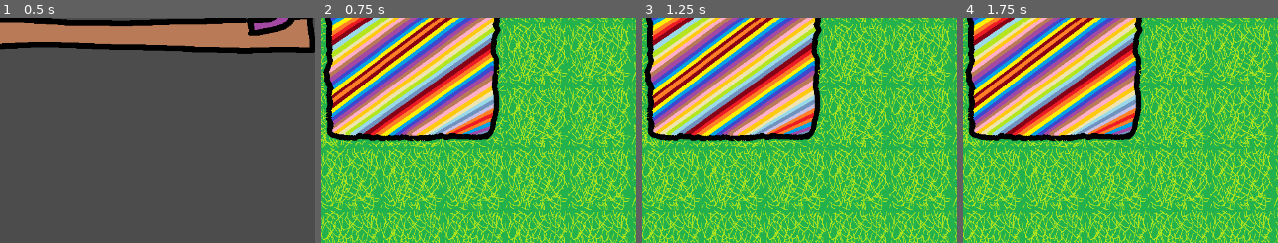
Above: before the commit, frames 1-4 (left to right).
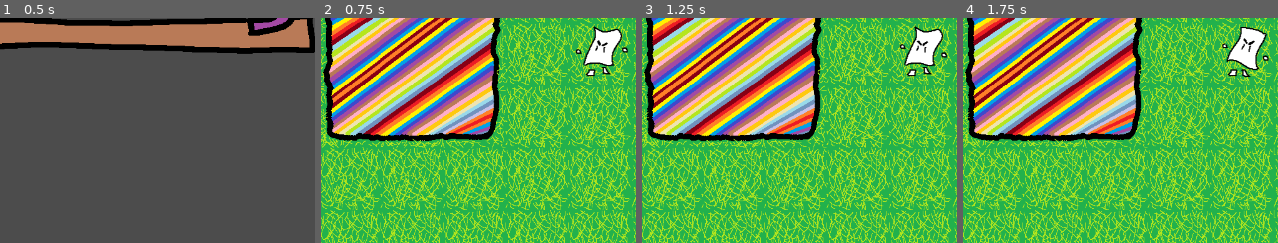
Above: after the commit, the same moments.

Repository: Melaisi/PaintGame
Game: Godot game, scene res://Scenes/Title/MainMenu.tscn
The game is run twice, just before and just after one commit, with the same random seed, the same clock (stepped at 60 frames per second) and the same inputs.
Inputs (mouse positions are % of the whole screen's width and height, from its top left):
- Up to frame 1 (0.5 s): no input
- Up to frame 2 (0.75 s): tap Enter at 0.5 s; move the mouse to (53, 70) at 0.52 s; hold Right (ui_right) from 0.53 s (still down); click (53, 70) at 0.67 s
- Up to frame 3 (1.25 s): keep holding Right (ui_right)
- Up to frame 4 (1.75 s): move the mouse to (38, 55) at 1.27 s; release Right (ui_right) at 1.28 s; hold Down (ui_down) from 1.28 s (still down); click (38, 55) at 1.42 s
The pictures show only the part of the screen within x 40-90%, y 41-91%; the shares and areas given below are measured in that part.

Frame 1 is identical in both runs. In frame 2, 1.7% of the frame differs, in the area x 80-98%, y 3-27%; in frame 3, 1.7%; in frame 4, 1.8%, in the area x 82-98%, y 4-27%.

Commit message:
Add enemy to main scene

Diff:
--- a/Scenes/Main/MainLevel.tscn
+++ b/Scenes/Main/MainLevel.tscn
@@ -1,7 +1,8 @@
-[gd_scene load_steps=3 format=2]
+[gd_scene load_steps=4 format=2]
 
 [ext_resource path="res://Scenes/Party/Player/Player.tscn" type="PackedScene" id=1]
 [ext_resource path="res://Art/Tileset/tileset.tres" type="TileSet" id=2]
+[ext_resource path="res://Scenes/Party/Enemy/Enemy.tscn" type="PackedScene" id=3]
 
 [node name="MainScene" type="Node"]
 
@@ -14,3 +15,6 @@
 
 [node name="Player" parent="." instance=ExtResource( 1 )]
 position = Vector2( 187.825, 195.191 )
+
+[node name="Enemy_NotHappy" parent="." instance=ExtResource( 3 )]
+position = Vector2( 855.632, 347.058 )
--- /dev/null
+++ b/Scenes/Party/Enemy/Enemy.tscn
@@ -0,0 +1,33 @@
+[gd_scene load_steps=7 format=2]
+
+[ext_resource path="res://Art/To be used/Characters/enemyPaper_04.png" type="Texture" id=1]
+[ext_resource path="res://Art/To be used/Characters/enemyPaper_01.png" type="Texture" id=2]
+[ext_resource path="res://Art/To be used/Characters/enemyPaper_03.png" type="Texture" id=3]
+[ext_resource path="res://Art/To be used/Characters/enemyPaper_02.png" type="Texture" id=4]
+
+[sub_resource type="SpriteFrames" id=1]
+animations = [ {
+"frames": [ ExtResource( 2 ), ExtResource( 4 ), ExtResource( 3 ), ExtResource( 1 ) ],
+"loop": true,
+"name": "Idle",
+"speed": 5.0
+} ]
+
+[sub_resource type="RectangleShape2D" id=2]
+extents = Vector2( 27, 46 )
+
+[node name="Enemy_NotHappy" type="Area2D"]
+
+[node name="AnimatedSprite" type="AnimatedSprite" parent="."]
+frames = SubResource( 1 )
+animation = "Idle"
+frame = 3
+playing = true
+
+[node name="CollisionShape2D" type="CollisionShape2D" parent="."]
+position = Vector2( -2, 4 )
+shape = SubResource( 2 )
+
+[node name="RayCast2D" type="RayCast2D" parent="."]
+
+[node name="Tween" type="Tween" parent="."]
